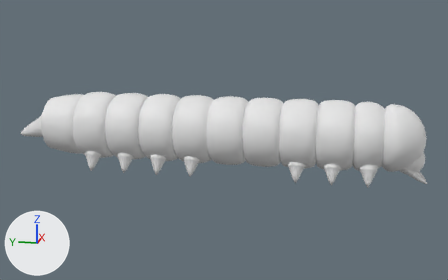
Two versions of the Blender file 01/Assets/models/enemies/caterpillars/caterpillar03.blend, one commit apart.
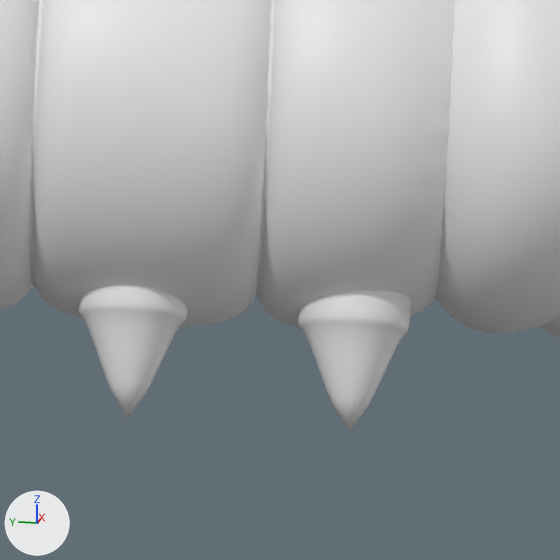
Each version is shown whole from a camera (50 mm lens) standing at (-17.02, 2.48, 3.97) and looking at (0.03, 5.89, -0.29), then close up on the part from 69% to 90% of the width and 42% to 75% of the height. Arrows for +X, +Y and +Z are at lower left; the lights stay in place.

The first close-up shows 'body_inner_skin', 'body_outer_shape', 'head', 'prolegs'.
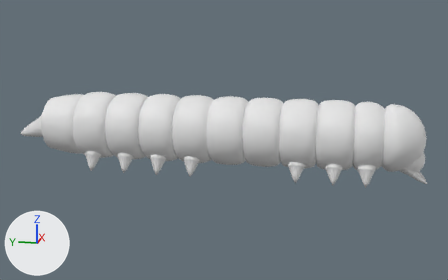
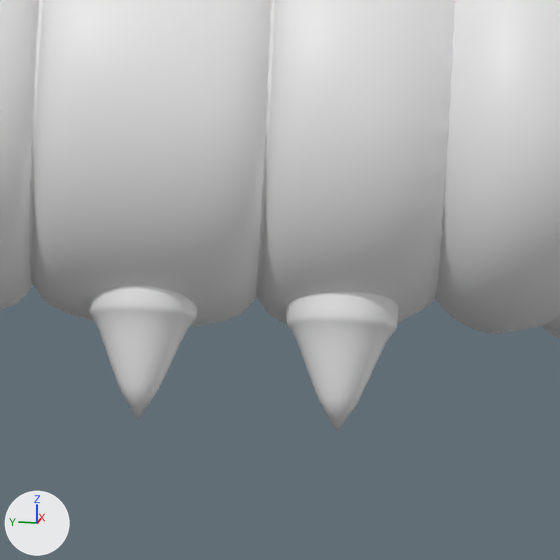
Commit message: caterpillar04.blend: added with beginnings of rear tail/proleg posing for walk action

Pixel boxes [x1, y1, x2, y2] of what changed, in the close-ups (560 x 560 px):
'prolegs', reshaped (not visible afterwards): before [79, 284, 411, 433]
'legs', now drawn: after [88, 285, 398, 432]

The change in detail:
me_cone_000 is used by ob_prolegs; location (0.0, 4.781, -1.086); rotation (0.0, -3.142, 0.0), in degrees (0, -180, 0); scale (0.213, 0.213, 0.305).
me_cone_000 had 686 vertices, 672 faces and spanned x -4.0..4.0, y -15.0..24.0, z -1.8..0.8.
me_cone_000 now has 392 vertices, 384 faces and spans x -4.0..4.0, y 7.9..24.0, z -1.8..0.8.
me_cone_000 part 1: 6 loose pieces with 294 vertices, spanning x -4.0..4.0, y -15.0..-3.7, z -1.8..0.8, are deleted.
me_cone_003 is used by ob_legs; location (0.0, 4.781, -1.086); rotation (0.0, -3.142, 0.0), in degrees (0, -180, 0); scale (0.213, 0.213, 0.305).
me_cone_003 had 0 vertices, 0 faces and spanned empty.
me_cone_003 now has 294 vertices, 288 faces and spans x -3.958..3.958, y -14.779..-3.688, z -1.84..0.834.
me_cone_003 part 2: the whole mesh is rebuilt.
